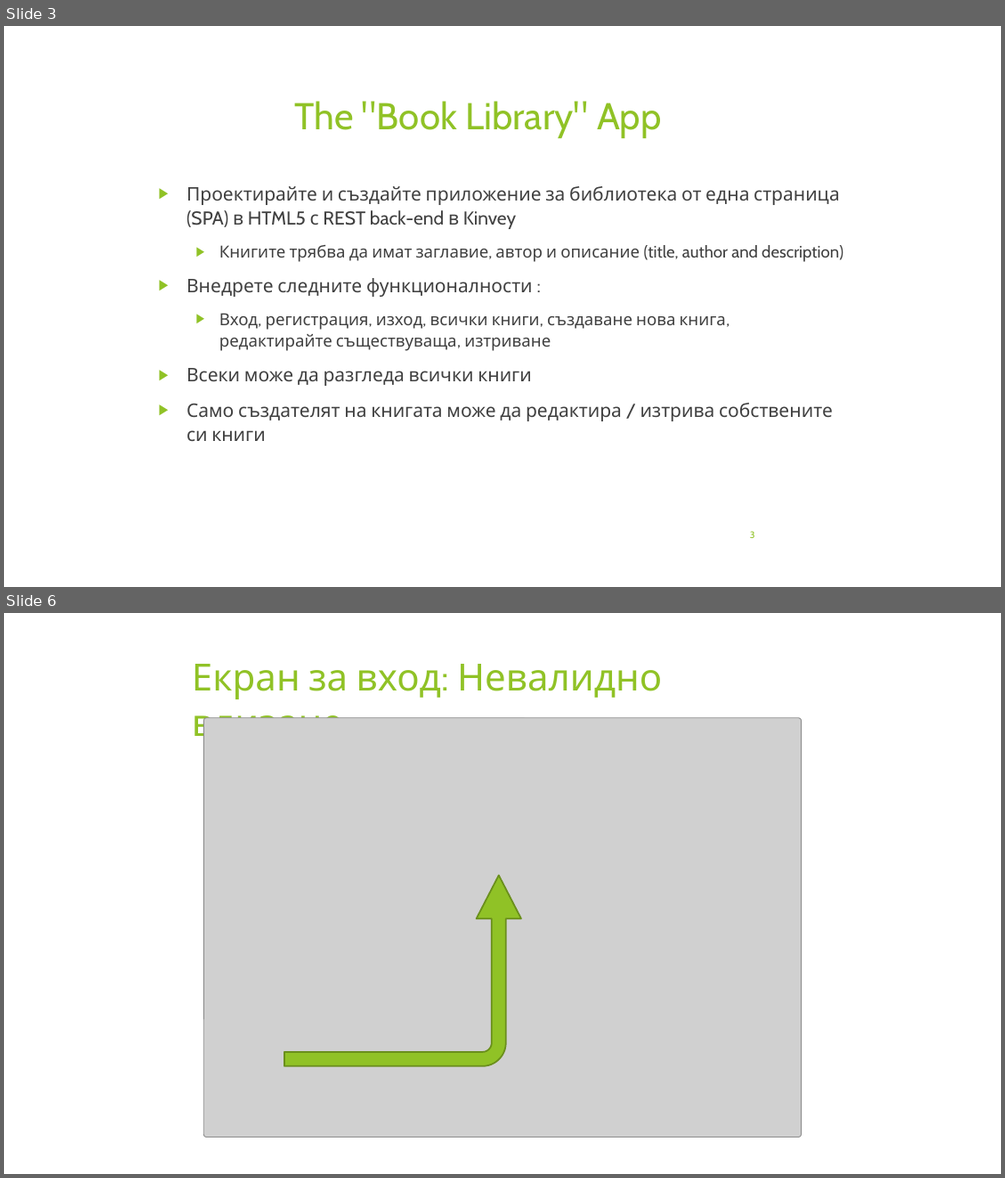
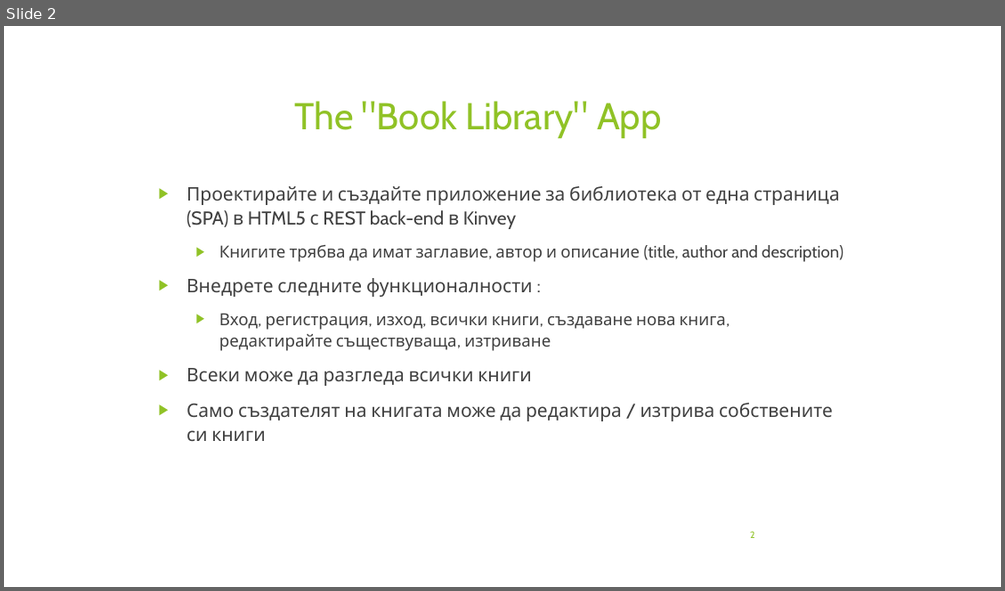
Before and after one commit to profjordanov/hybrid-app-development, a slide deck: 03. Async JS/tasks.pptx. Shown one above the other, each under a label of ours: slides 3 and 6 before the commit, slide 2 after it; the slides between them are not shown. The pictures are 1005x1178 and 1005x591 pixels, drawn with LibreOffice and Linux fonts; fonts in the diff are those of the drawing; grey boxes stand for pictures. Boxes give left, top, right and bottom in pixels: in the first picture for what was removed or moved away, otherwise in the second. Text is boxed around its words. In the diff, an @@ line names an element or a change of style, - is before the commit and + after.

```diff
--- a/03. Async JS/tasks.pptx
+++ b/03. Async JS/tasks.pptx
@@ slide 6 removed at (x1=4, y1=613, x2=1001, y2=1174), background #FFFFFF @@
@@ title removed at (x1=192, y1=664, x2=662, y2=746) @@
-Екран за вход: Невалидно влизане
@@ picture removed at (x1=203, y1=718, x2=801, y2=1136) @@
@@ bent arrow removed at (x1=284, y1=876, x2=521, y2=1066) @@
@@ what was slide 3 is now slide 2 @@
```
Also in this commit, not shown: 3 slides changed, 19 other slides removed, 1 other file.
